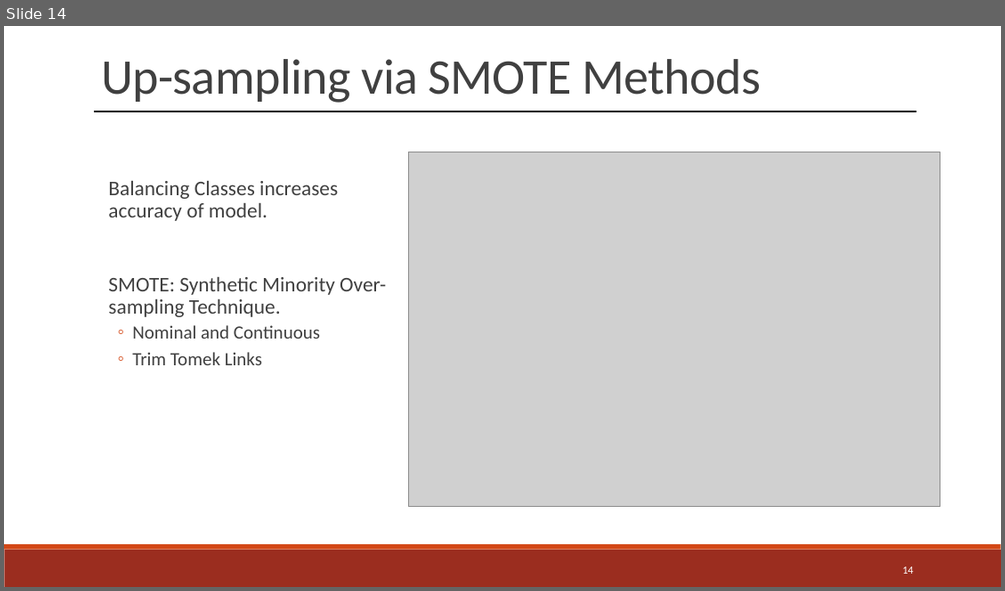
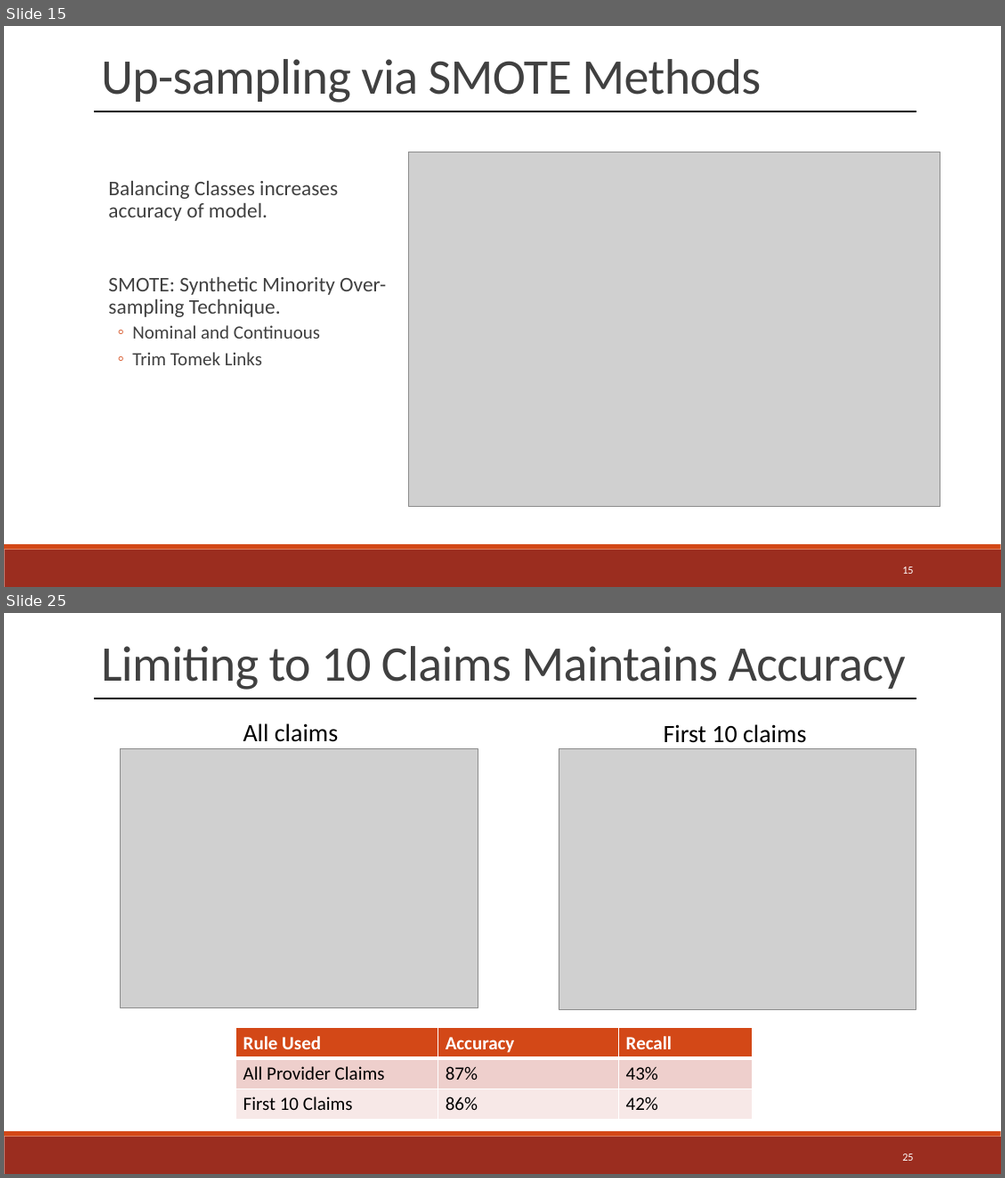
Before and after one commit to jwelch1123/healthcare_fraud_detection, a slide deck: Presentation.pptx. Shown one above the other, each under a label of ours: slide 14 before the commit, slides 15 and 25 after it; the slides between them are not shown. The pictures are 1005x591 and 1005x1178 pixels, drawn with LibreOffice and Linux fonts; fonts in the diff are those of the drawing; grey boxes stand for pictures. Boxes give left, top, right and bottom in pixels: in the first picture for what was removed or moved away, otherwise in the second. Text is boxed around its words. In the diff, an @@ line names an element or a change of style, - is before the commit and + after.

```diff
--- a/Presentation.pptx
+++ b/Presentation.pptx
@@ slide 25 added at (x1=4, y1=613, x2=1001, y2=1174), background #FFFFFF; not listed: 2 template elements that a slide beside it also shows @@
@@ text added at (x1=101, y1=646, x2=906, y2=690), 48 pt, text #404040 @@
+Limiting to 10 Claims Maintains Accuracy
@@ line added from (94, 698) to (916, 698), #000000 1.5 pt @@
@@ text added at (x1=243, y1=723, x2=338, y2=742), 24 pt, text #000000 @@
+All claims
@@ text added at (x1=663, y1=724, x2=806, y2=743), 24 pt, text #000000 @@
+First 10 claims
@@ picture added at (x1=121, y1=749, x2=478, y2=1008) @@
@@ picture added at (x1=558, y1=749, x2=916, y2=1009) @@
@@ table added at (x1=235, y1=1028, x2=752, y2=1119), 3 rows, 3 columns @@
+Rule Used | Accuracy | Recall
+All Provider Claims | 87% | 43%
+First 10 Claims | 86% | 42%
@@ page number added at (x1=902, y1=1153, x2=913, y2=1160), 10.5 pt, text #FFFFFF @@
+25
@@ what was slide 14 is now slide 15 @@
@@ page number at (x1=902, y1=566, x2=913, y2=573): text changed @@
-14
+15
```
Also in this commit, not shown: 7 slides changed, 9 other slides added, 5 slides removed, 18 other files.
